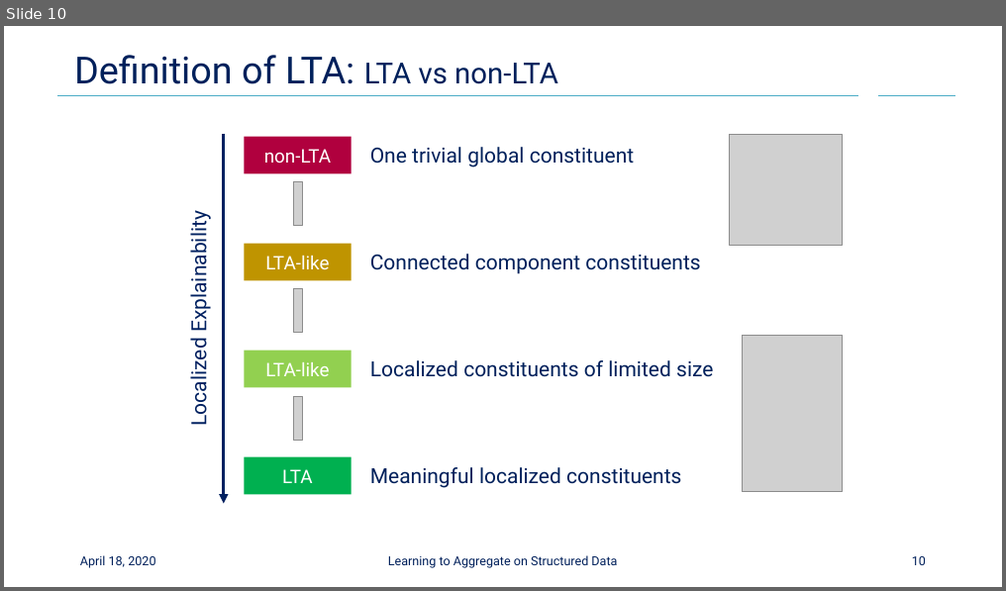
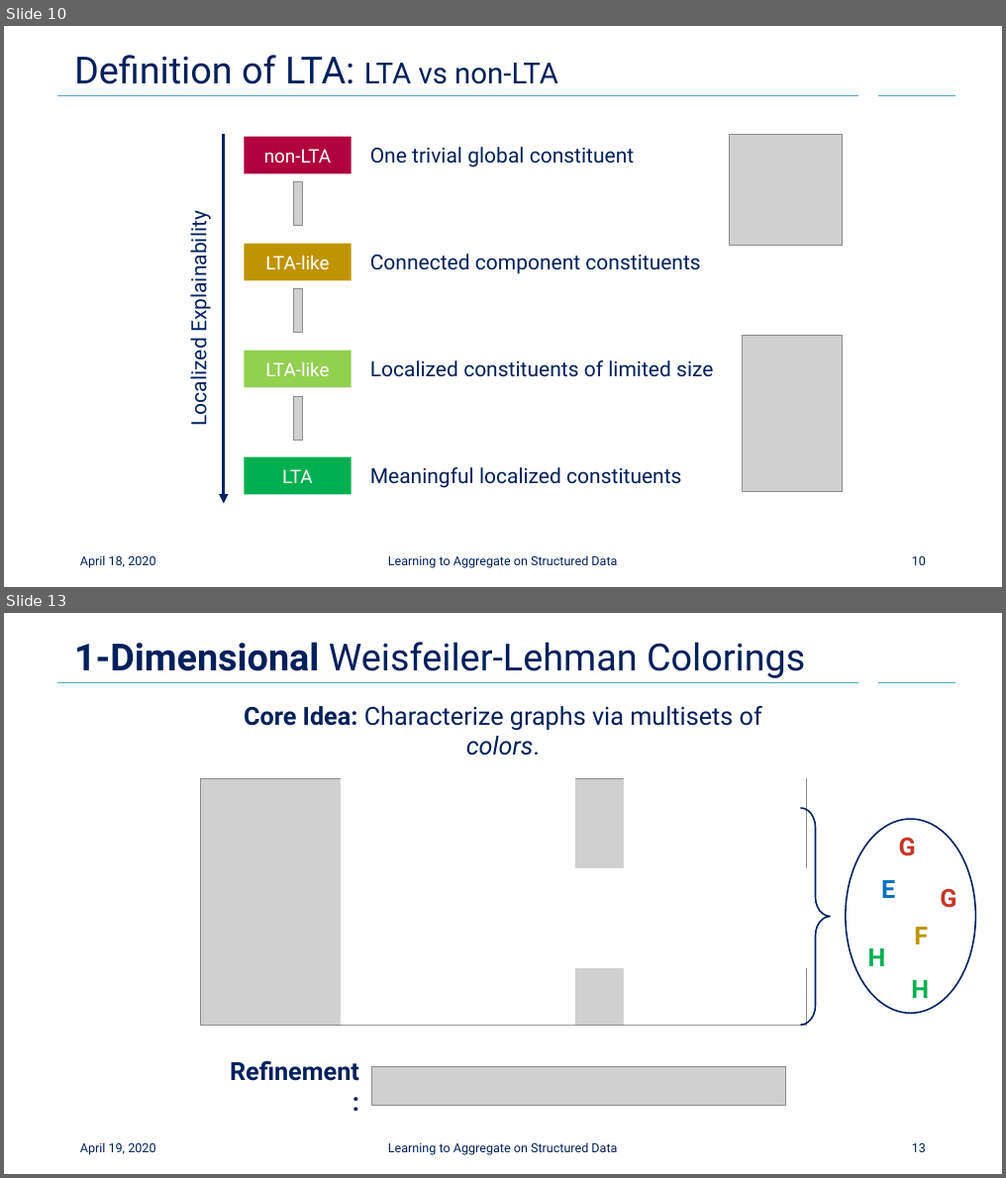
Before and after one commit to Cortys/master-thesis, a slide deck: presentation/final/final_presentation.pptx. Shown one above the other, each under a label of ours: slide 10 before the commit, slides 10 and 13 after it; the slides between them are not shown. The pictures are 1006x591 and 1006x1178 pixels, drawn with LibreOffice and Linux fonts; fonts in the diff are those of the drawing; grey boxes stand for pictures; background and template pictures are left out. Boxes give left, top, right and bottom in pixels: in the first picture for what was removed or moved away, otherwise in the second. Text is boxed around its words. In the diff, an @@ line names an element or a change of style, - is before the commit and + after.

```diff
--- a/presentation/final/final_presentation.pptx
+++ b/presentation/final/final_presentation.pptx
@@ slide 13 added at (4, 613, 1002, 1174), background #FFFFFF; not listed: 2 template elements that a slide beside it also shows @@
@@ title added at (74, 642, 805, 678), 36 pt, text #00205B @@
+1-Dimensional Weisfeiler-Lehman Colorings
@@ text added at (244, 706, 762, 756), 24 pt, text #00205B @@
+Core Idea: Characterize graphs via multisets of colors.
@@ picture added at (200, 778, 806, 1025) @@
@@ rectangle added at (341, 774, 576, 1025), fill #FFFFFF @@
@@ freeform shape added at (573, 778, 807, 1025), fill #FFFFFF @@
@@ group added at (801, 808, 976, 1026): 6 texts, 1 right brace, 1 ellipse @@
+E
+F
+G
+H
+G
+H
@@ text added at (230, 1061, 359, 1081), 24 pt, text #00205B, bold @@
+Refinement:
@@ picture added at (371, 1066, 785, 1105) @@
@@ text added at (80, 1143, 155, 1156), 12 pt, text #00205B @@
+April 19, 2020
@@ text added at (388, 1143, 617, 1156), 12 pt, text #00205B @@
+Learning to Aggregate on Structured Data
@@ page number added at (912, 1144, 926, 1153), 12 pt, text #00205B @@
+13
```
Also in this commit, not shown: 2 slides changed, 11 other slides added, 13 other files.
